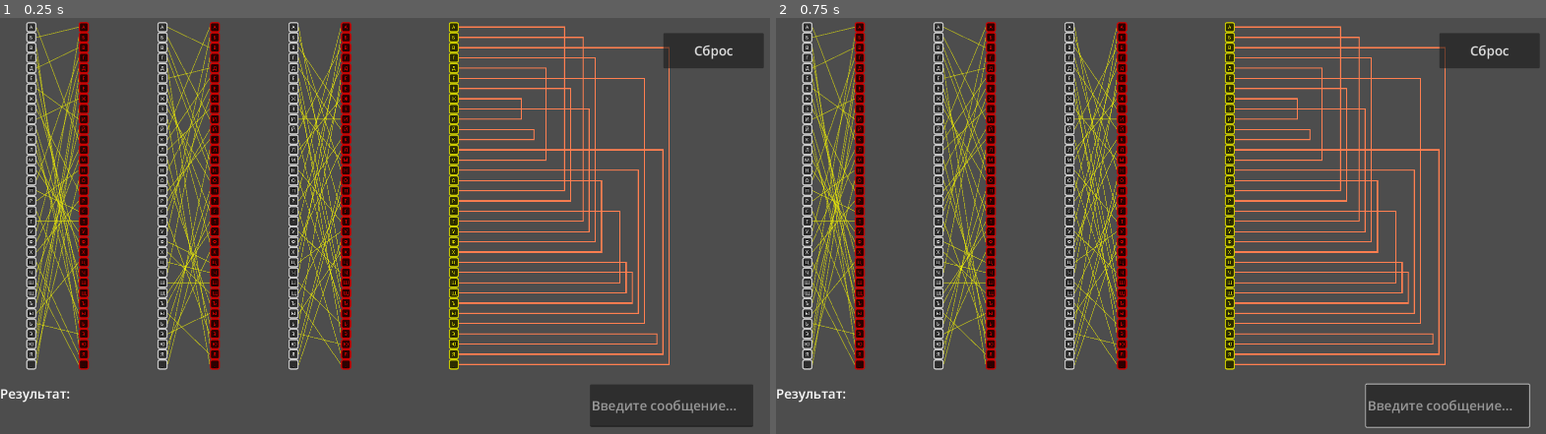
Above: before the commit, frames 1-2 (left to right).
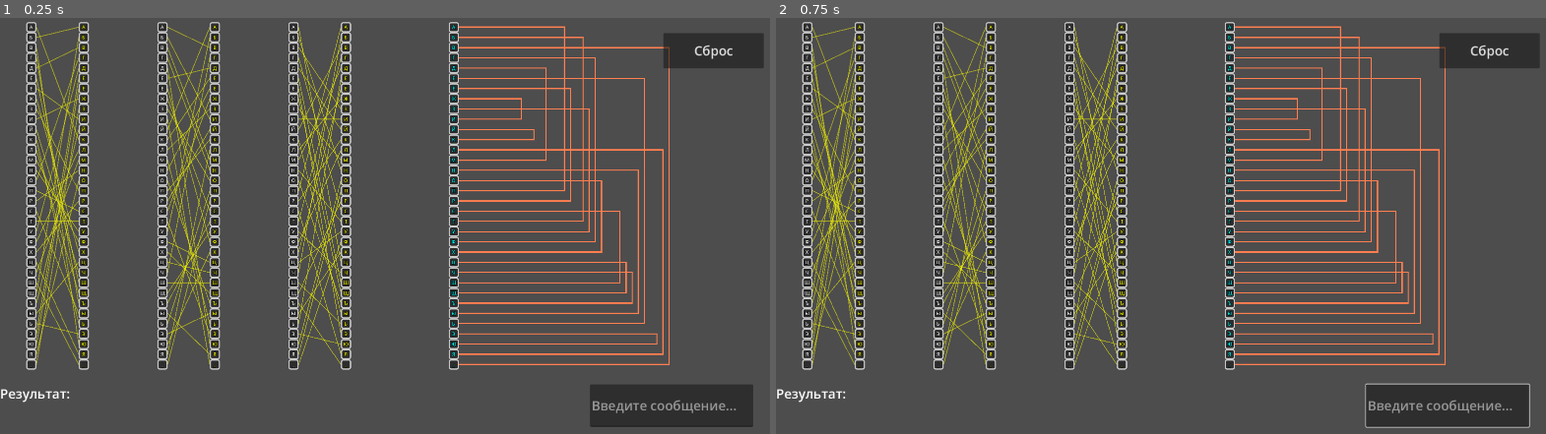
Above: after the commit, the same moments.

Repository: Yarosl-M/enigma
Game: Godot game, scene res://main_scene.tscn
Same seed, same stepped clock (60 frames per second), same inputs: the game is played once before the commit and once after it.
Inputs (mouse positions are in pixels of both pictures, inside the frame that each line leads up to):
- Up to frame 1 (0.25 s): no input
- Up to frame 2 (0.75 s): click (1445, 404) at 0.52 s; type "Alex" at 0.6 s

The runs differ from the first frame. In frame 1, 4.4% of the frame differs, in the area x 10-60%, y 0-85%; in frame 2, 4.4%.

Commit message:
Update main.gd

Diff:
--- a/main.gd
+++ b/main.gd
@@ -186,7 +186,7 @@
 			var out_letter := LETTER.instantiate() as PanelContainer;
 			out_letter.get_node("Label").text = (Globals.ALPHABET[j]
 					if Globals.ALPHABET[j] != ' ' else '_');
-			out_letter.modulate = Color.RED;
+			out_letter.get_node('Label').modulate = Color.YELLOW;
 			containers[2 * i + 1].add_child(out_letter);
 	for i in REFLECTOR_MAPPINGS.size():
 		var letter := LETTER.instantiate() as PanelContainer;
@@ -194,7 +194,7 @@
 					if Globals.ALPHABET[i] != ' ' else '_');
 		# reflector
 		containers[6].add_child(letter);
-		letter.modulate = Color.YELLOW;
+		letter.get_node('Label').modulate = Color.CYAN;
 	queue_redraw();
 
 
@@ -286,9 +286,9 @@
 
 	for i in rotors.size():
 		for j in rotors[i].size():
+			var start : int = j;
+			var end : int = wrapi(rotors[i][j] - rotation_count[i], 0, 34);
 			draw_line(
-				containers[2 * i].position + Vector2(25, 12.5 + 25 * j),
-				containers[2 * i + 1].position + Vector2(0, 12.5 + 25 * (
-					rotors[i][j]
-				)),
+				containers[2 * i].position + Vector2(25, 12.5 + 25 * start),
+				containers[2 * i + 1].position + Vector2(0, 12.5 + 25 * end),
 				Color(Color.YELLOW, 0.5), 2);
